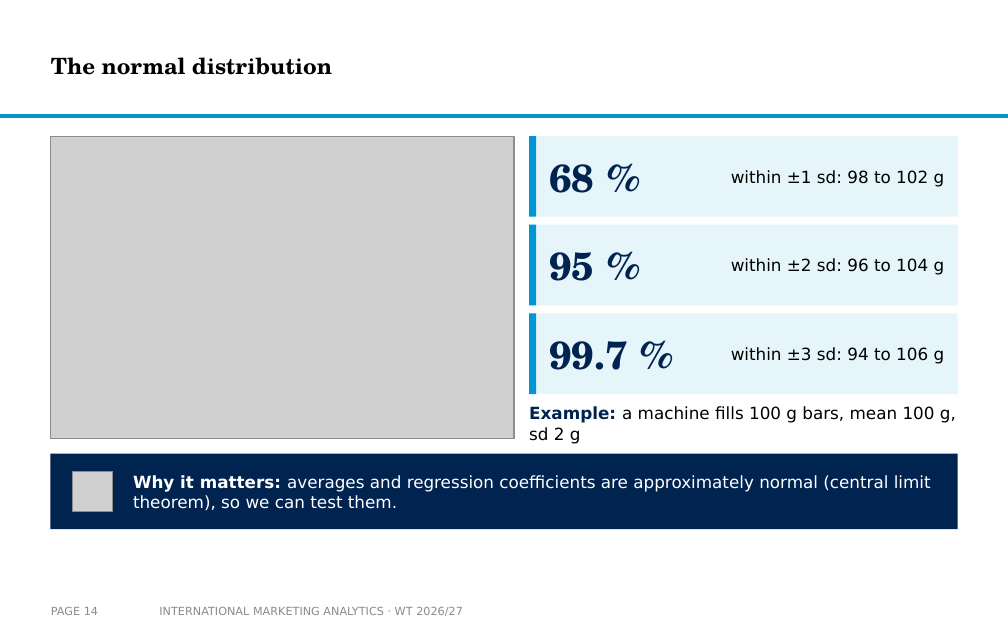
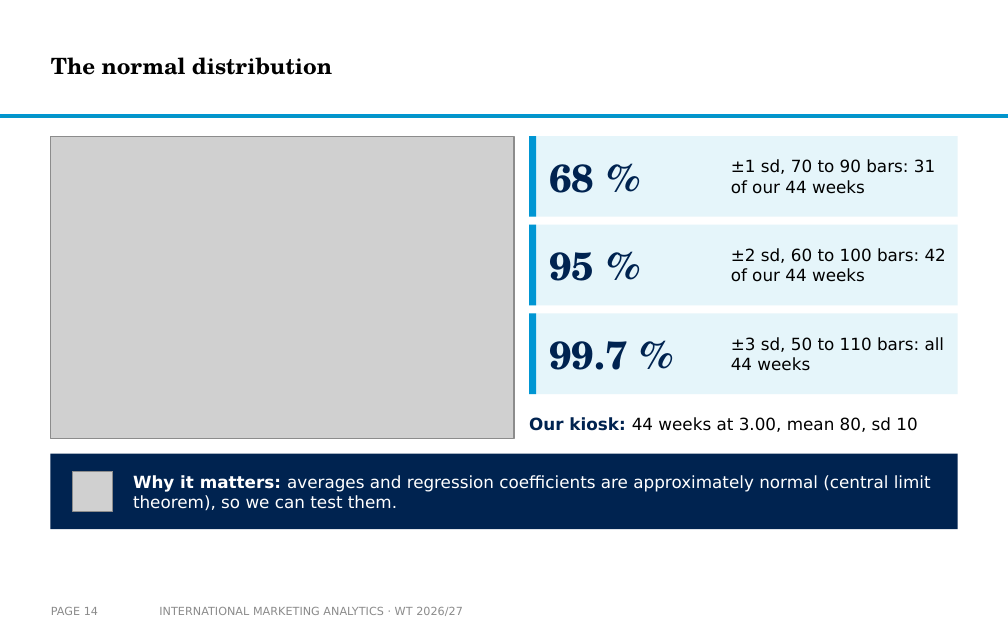
Before and after one commit to arnefloh-wu/international-marketing-analytics-teaching, a slide deck: slide 14 of slides/01b_statistics-and-regression_WT26-27.pptx. Drawn at 1008x630 pixels with LibreOffice and Linux fonts; fonts in the diff are those of the drawing; grey boxes stand for pictures; background and template pictures are left out. Boxes give left, top, right and bottom in pixels: in the first picture for what was removed or moved away, otherwise in the second. Text is boxed around its words. In the diff, an @@ line names an element or a change of style, - is before the commit and + after.

```diff
--- a/slides/01b_statistics-and-regression_WT26-27.pptx
+++ b/slides/01b_statistics-and-regression_WT26-27.pptx
@@ text at [731, 159, 935, 194]: text changed @@
-within ±1 sd: 98 to 102 g
+±1 sd, 70 to 90 bars: 31 of our 44 weeks
@@ text at [731, 248, 946, 282]: text changed @@
-within ±2 sd: 96 to 104 g
+±2 sd, 60 to 100 bars: 42 of our 44 weeks
@@ text at [731, 337, 945, 371]: text changed @@
-within ±3 sd: 94 to 106 g
+±3 sd, 50 to 110 bars: all 44 weeks
@@ text at [529, 417, 917, 432]: text changed @@
-Example: a machine fills 100 g bars, mean 100 g, sd 2 g
+Our kiosk: 44 weeks at 3.00, mean 80, sd 10
```
Also in this commit, not shown: 5 other slides changed, 4 slides added, 1 slide removed, 6 other files.
